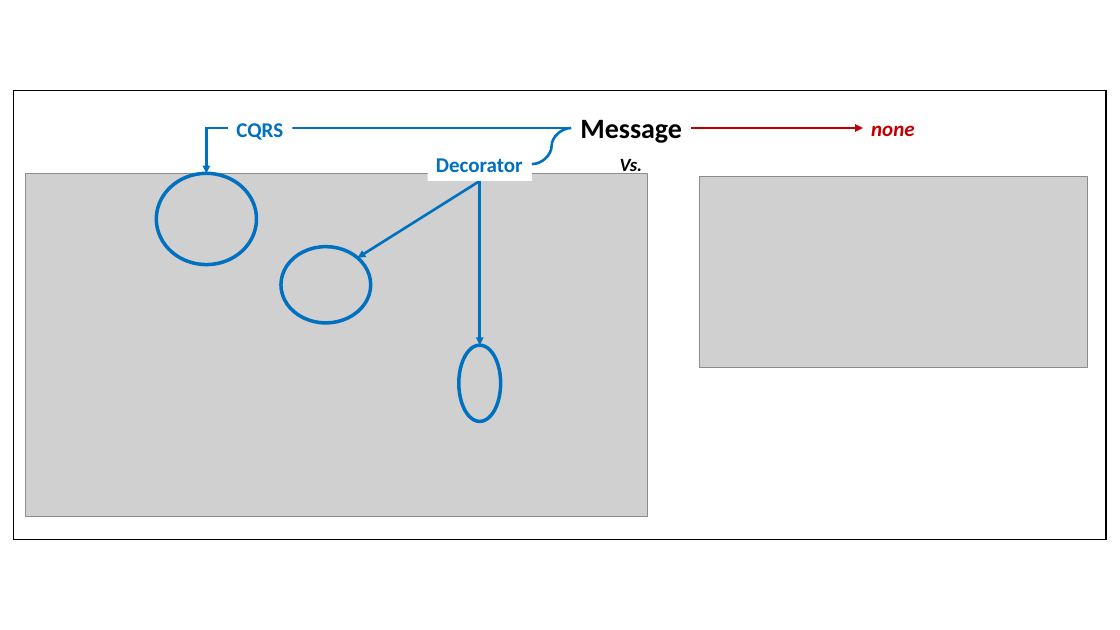
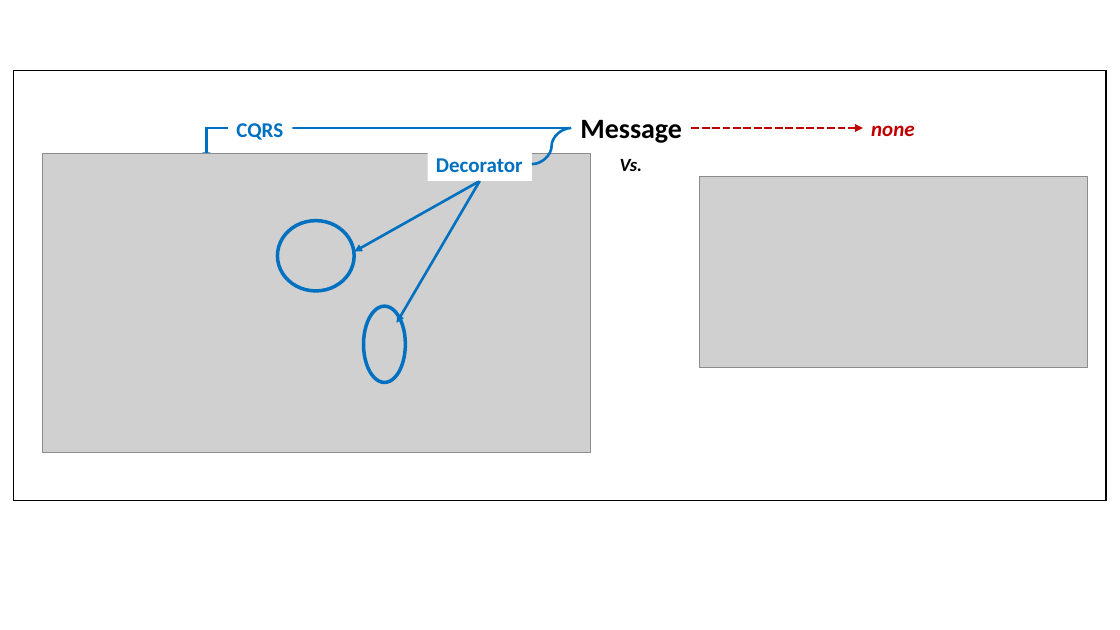
Before and after one commit to hhko/beyondcode, a slide deck: slide 26 of README.pptx (slide 24 before the commit). Drawn at 1120x630 pixels with LibreOffice and Linux fonts; fonts in the diff are those of the drawing; grey boxes stand for pictures. Boxes give left, top, right and bottom in pixels: in the first picture for what was removed or moved away, otherwise in the second. Text is boxed around its words. In the diff, an @@ line names an element or a change of style, - is before the commit and + after.

```diff
--- a/README.pptx
+++ b/README.pptx
@@ rectangle: place and size @@
-rectangle at (13, 91, 1107, 539)
+rectangle at (13, 71, 1107, 501)
@@ elbow arrow moved from (571, 128) - (207, 173) to (571, 128) - (207, 160) @@
@@ arrow (691, 128) - (863, 128): stroke #C00000 2.25 pt to #C00000 2.25 pt dashed @@
@@ picture: place and size @@
-picture at (25, 174, 648, 517)
+picture at (43, 154, 591, 452)
@@ ellipse removed at (156, 173, 256, 265) @@
@@ arrow moved from (480, 181) - (358, 258) to (480, 181) - (355, 252) @@
@@ arrow moved from (480, 181) - (480, 345) to (480, 181) - (397, 323) @@
@@ ellipse: place and size @@
-ellipse at (281, 247, 371, 323)
+ellipse at (277, 221, 354, 292)
@@ ellipse: place and size @@
-ellipse at (459, 345, 501, 422)
+ellipse at (364, 306, 406, 382)
```
Also in this commit, not shown: 17 other slides changed, 1 slide added, 20 other files.
